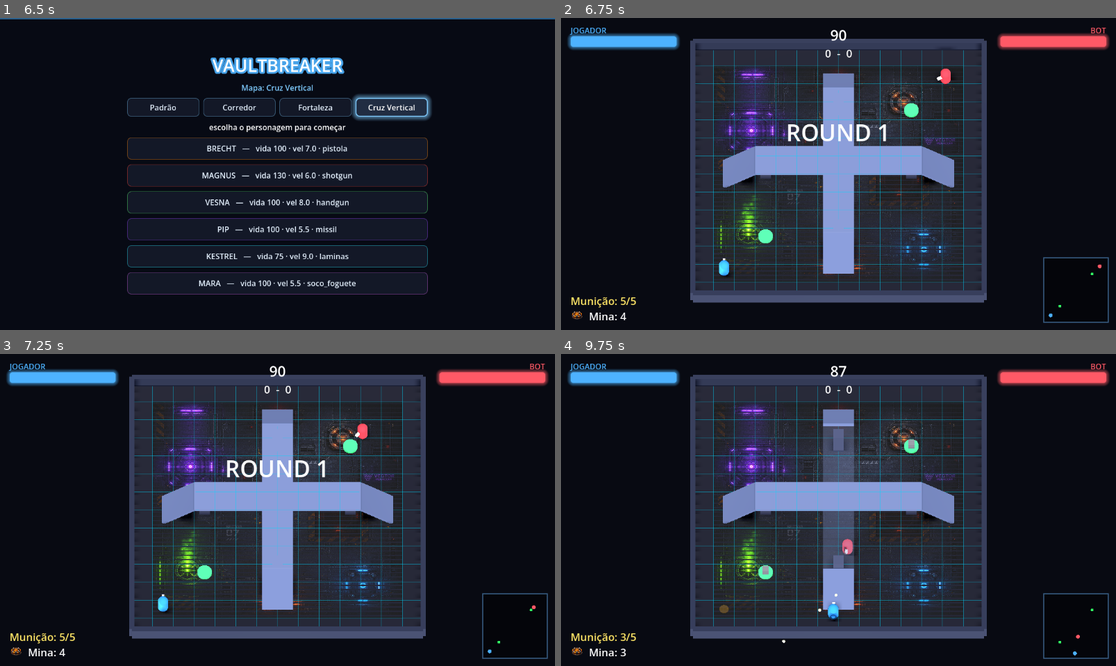
Above: before the commit, frames 1-4 (two rows, left to right).
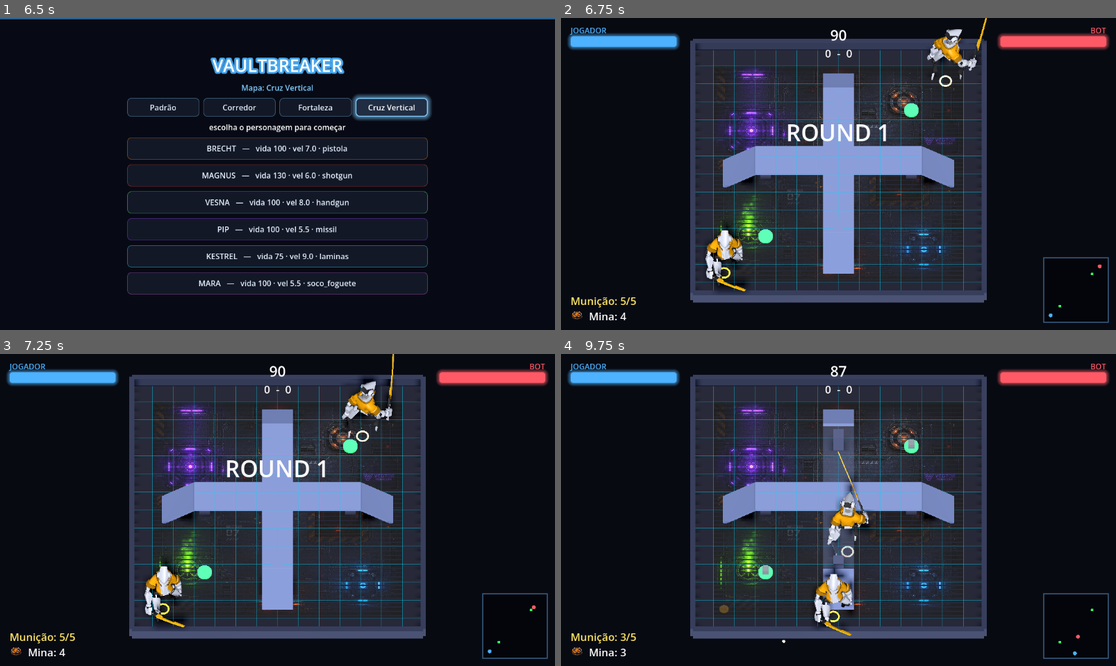
Above: after the commit, the same moments.

Repository: Philipe91/GamePh
Game: Godot game, scene res://scenes/ui/titulo.tscn
Same seed, same stepped clock (60 frames per second), same inputs: the game is played once before the commit and once after it.
Inputs (mouse positions are in pixels of both pictures, inside the frame that each line leads up to):
- Up to frame 1 (6.5 s): click "Normal" at 0.5 s; click "Normal" at 1.25 s; click "STORY (campanha)" at 2 s; click "Missão 1 — Treinamento" at 2.75 s; click "Padrão" at 3.5 s; click "Corredor" at 4.25 s; click "Fortaleza" at 5 s; click "Cruz Vertical" at 5.75 s
- Up to frame 2 (6.75 s): click "BRECHT — vida 100 · vel 7.0 ·…" at 6.5 s
- Up to frame 3 (7.25 s): no input
- Up to frame 4 (9.75 s): tap Enter (ui_accept) at 7.25, 7.52, 8.27 s; move the mouse to (960, 494) at 7.27 s; hold D 7.28-8.03 s; tap Space at 7.35 s; click (960, 494) at 7.42 s; move the mouse to (727, 525) at 8.02 s; hold S 8.03-8.78 s; tap F at 8.1 s; move the mouse to (894, 441) at 8.77 s; hold D 8.78-9.53 s; tap E at 8.85 s; move the mouse to (810, 572) at 9.52 s; hold W from 9.53 s (still down); tap Q at 9.6 s; click (810, 572) at 9.67 s

Frame 1 is identical in both runs. In frame 2, 1.6% of the frame differs, in the area x 26-77%, y 0-88%; in frame 3, 1.7%; in frame 4, 1.9%, in the area x 45-56%, y 31-91%.

Commit message:
Robo 3D no jogo: modelo padrao (Kenney) em partida real + anel de time
- combatente._montar_modelo: usa o modelo do personagem (StatsPersonagem) ou, em jogo real
  (nao nos testes), o modelo padrao Kenney; esconde a capsula
- anel luminoso na cor do time sob os pes (player azul / bot vermelho) p/ ID no top-down
- _modo_teste() mantem a capsula nos testes (deterministico). 127 testes passando

Co-Authored-By: Claude Opus 4.8 (1M context) <noreply@anthropic.com>
Claude-Session: https://claude.ai/code/session_017sHpnVfEfAT8FgcHs6ZGHw

Diff:
--- a/scenes/characters/combatente.gd
+++ b/scenes/characters/combatente.gd
@@ -93,25 +93,81 @@
 	municao_mudou.emit(municao, municao_max)
 
 
-## Troca a cápsula pelo modelo 3D do personagem, se houver (.glb via StatsPersonagem).
+## Modelo placeholder padrão (Kenney) usado em JOGO até cada personagem ter o seu próprio.
+const MODELO_PADRAO_PATH := "res://assets/models/kenney/Character/Character.gltf"
+const ESCALA_PADRAO := 6.5
+const OFFSET_PADRAO := -1.0
+
+## Troca a cápsula pelo modelo 3D. Usa o modelo do personagem (StatsPersonagem) se houver;
+## senão, em jogo real (não nos testes), cai no modelo padrão. Adiciona o anel do time.
 ## Idempotente: pode ser chamado de novo ao trocar de personagem em runtime.
 func _montar_modelo() -> void:
 	var antigo := get_node_or_null("Modelo")
 	if antigo != null:
 		antigo.queue_free()
 	var malha := get_node_or_null("Malha")
-	if stats == null or stats.cena_modelo == null:
+	var cena: PackedScene = null
+	var escala := ESCALA_PADRAO
+	var rot := 0.0
+	var offset := OFFSET_PADRAO
+	if stats != null and stats.cena_modelo != null:
+		cena = stats.cena_modelo
+		escala = stats.escala_modelo
+		rot = stats.rotacao_modelo_y
+		offset = stats.offset_modelo_y
+	elif not _modo_teste() and ResourceLoader.exists(MODELO_PADRAO_PATH):
+		cena = load(MODELO_PADRAO_PATH)
+	if cena == null:
 		if malha != null:
 			malha.visible = true   # sem modelo: mostra a cápsula placeholder
+		_remover_anel_time()
 		return
 	if malha != null:
 		malha.visible = false      # com modelo: esconde a cápsula
-	var m: Node3D = stats.cena_modelo.instantiate()
+	var m: Node3D = cena.instantiate()
 	m.name = "Modelo"
 	add_child(m)
-	m.scale = Vector3.ONE * stats.escala_modelo
-	m.rotation.y = deg_to_rad(stats.rotacao_modelo_y)
-	m.position.y = stats.offset_modelo_y   # pivot nos pés -> desce pro chão
+	m.scale = Vector3.ONE * escala
+	m.rotation.y = deg_to_rad(rot)
+	m.position.y = offset           # pivot nos pés -> desce pro chão
+	_montar_anel_time()
+
+
+func _modo_teste() -> bool:
+	return "--teste" in OS.get_cmdline_user_args()
+
+
+## Anel luminoso no chão na cor do time — distingue player/bot na visão top-down.
+func _montar_anel_time() -> void:
+	_remover_anel_time()
+	var mi := MeshInstance3D.new()
+	mi.name = "AnelTime"
+	var torus := TorusMesh.new()
+	torus.inner_radius = 0.45
+	torus.outer_radius = 0.62
+	mi.mesh = torus
+	var cor := _cor_time()
+	var mat := StandardMaterial3D.new()
+	mat.albedo_color = cor
+	mat.emission_enabled = true
+	mat.emission = cor
+	mat.emission_energy_multiplier = 2.5
+	mi.material_override = mat
+	add_child(mi)
+	mi.position.y = -ALTURA_PISO + 0.06   # rente ao chão
+
+
+func _remover_anel_time() -> void:
+	var a := get_node_or_null("AnelTime")
+	if a != null:
+		a.queue_free()
+
+
+## Cor do time: a do personagem, ou um padrão por id (player azul, bot vermelho).
+func _cor_time() -> Color:
+	if stats != null and stats.cor_time != null:
+		return stats.cor_time
+	return Color(0.3, 0.7, 1.0) if id_jogador == 1 else Color(1.0, 0.3, 0.3)
 
 
 ## Lê o StatsPersonagem (se houver) pros valores efetivos. Subclasses sobrescrevem o
Binary file added: _robos_jogo.png
